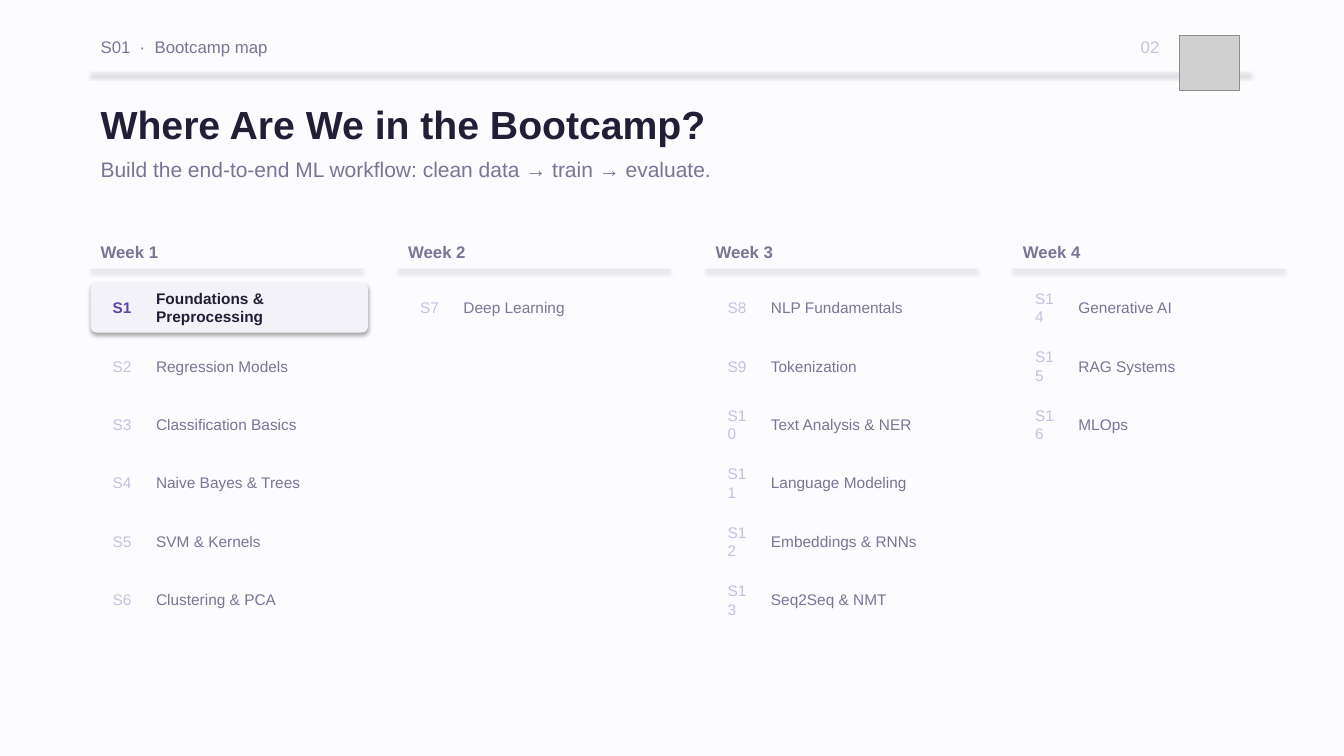
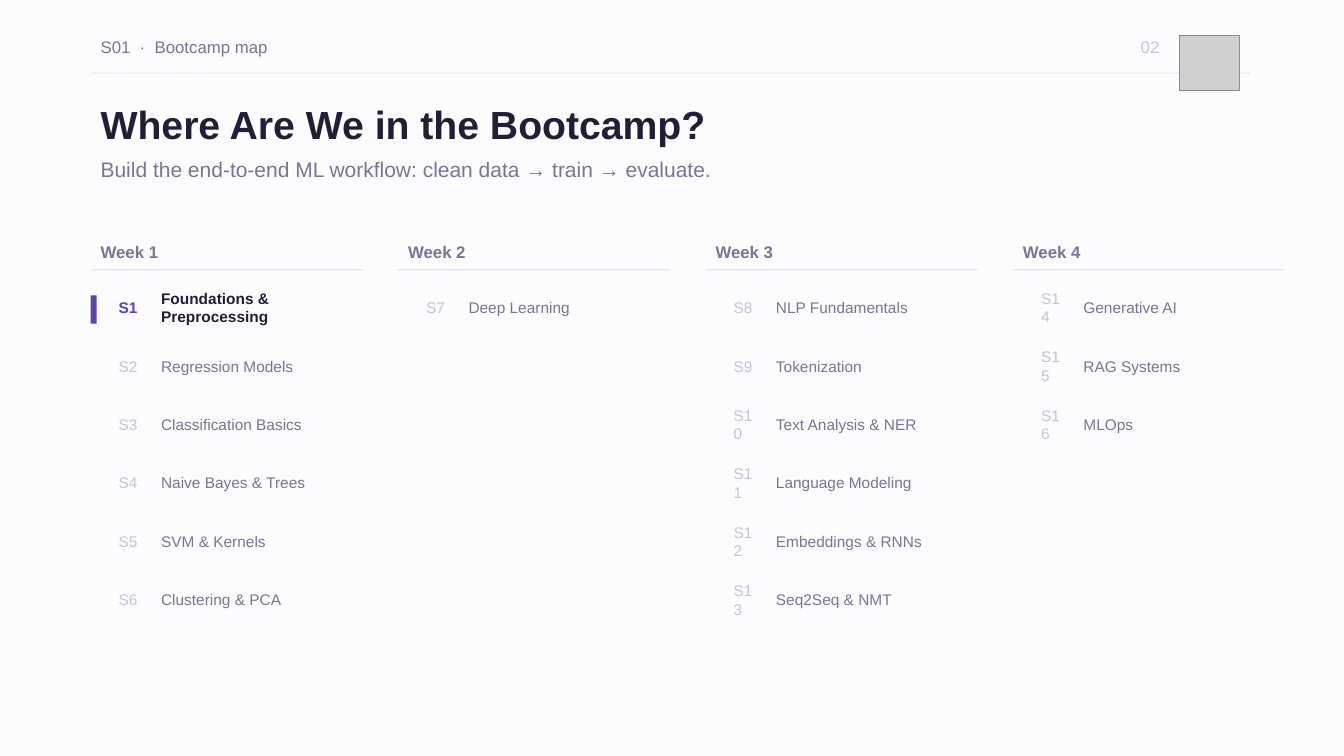
Before and after one commit to iksasa15/AI-ML, a slide deck: slide 2 of web-presentation/pdf-exports/Week1-Session1-Foundations.pptx. Drawn at 1344x756 pixels with LibreOffice and Linux fonts; fonts in the diff are those of the drawing; grey boxes stand for pictures. Boxes give left, top, right and bottom in pixels: in the first picture for what was removed or moved away, otherwise in the second. Text is boxed around its words. In the diff, an @@ line names an element or a change of style, - is before the commit and + after.

```diff
--- a/web-presentation/pdf-exports/Week1-Session1-Foundations.pptx
+++ b/web-presentation/pdf-exports/Week1-Session1-Foundations.pptx
@@ shadow off in 5 elements at [91, 73, 1250, 74], [91, 269, 363, 270], [398, 269, 670, 270], [706, 269, 978, 270], [1013, 269, 1286, 270] @@
@@ rounded rectangle removed at [91, 282, 368, 333] @@
@@ rectangle added at [91, 295, 97, 324], fill #5C45B0 @@
@@ 32 texts: place and size @@
-32 texts at [113, 287, 1175, 620]
+32 texts at [119, 287, 1180, 620]
```
Also in this commit, not shown: 12 other slides changed, 3 other files.
